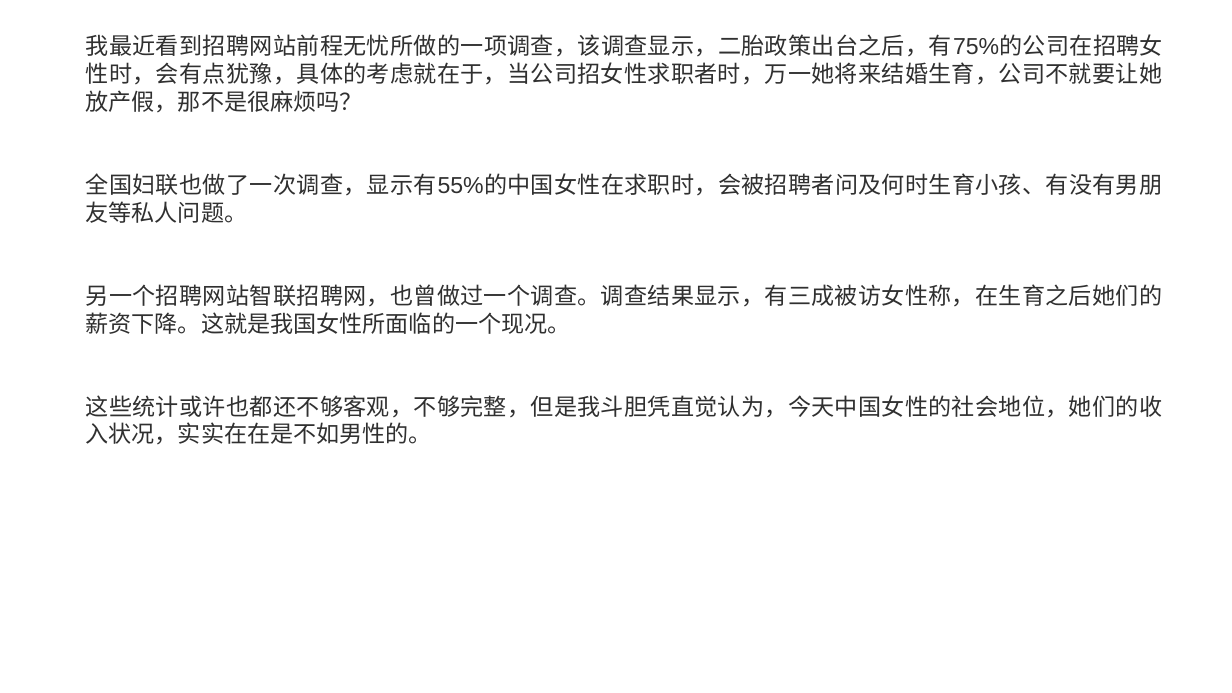
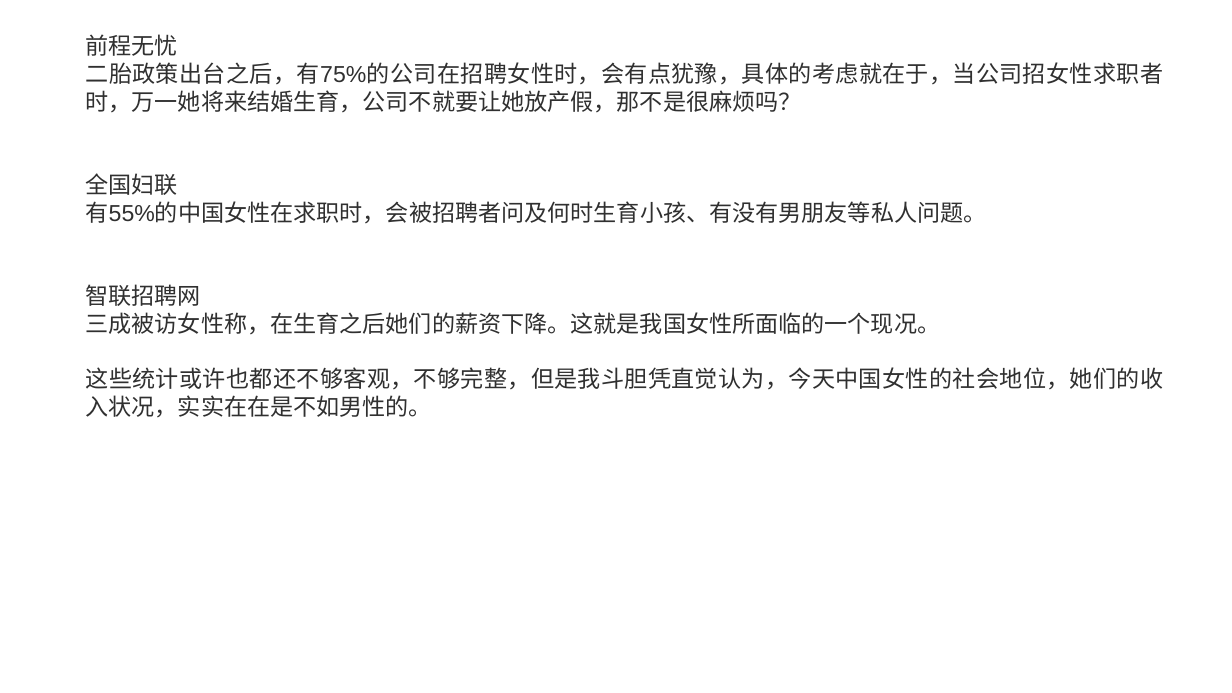
Before and after one commit to FredJiangFei/freetalk, a slide deck: slide 21 of 生娃是国家大事/sw - Copy.pptx (slide 22 before the commit). Drawn at 1232x693 pixels with LibreOffice and Linux fonts; fonts in the diff are those of the drawing. Boxes give left, top, right and bottom in pixels: in the first picture for what was removed or moved away, otherwise in the second. Text is boxed around its words. In the diff, an @@ line names an element or a change of style, - is before the commit and + after.

```diff
--- a/生娃是国家大事/sw - Copy.pptx
+++ b/生娃是国家大事/sw - Copy.pptx
@@ text at (86,34,1164,334): text changed @@
-我最近看到招聘网站前程无忧所做的一项调查，该调查显示，二胎政策出台之后，有75%的公司在招聘女性时，会有点犹豫，具体的考虑就在于，当公司招女性求职者时，万一她将来结婚生育，公司不就要让她放产假，那不是很麻烦吗？
-全国妇联也做了一次调查，显示有55%的中国女性在求职时，会被招聘者问及何时生育小孩、有没有男朋友等私人问题。
-另一个招聘网站智联招聘网，也曾做过一个调查。调查结果显示，有三成被访女性称，在生育之后她们的薪资下降。这就是我国女性所面临的一个现况。
+前程无忧
+二胎政策出台之后，有75%的公司在招聘女性时，会有点犹豫，具体的考虑就在于，当公司招女性求职者时，万一她将来结婚生育，公司不就要让她放产假，那不是很麻烦吗？
+全国妇联
+有55%的中国女性在求职时，会被招聘者问及何时生育小孩、有没有男朋友等私人问题。
+智联招聘网
+三成被访女性称，在生育之后她们的薪资下降。这就是我国女性所面临的一个现况。
```
Also in this commit, not shown: 12 other slides changed, 5 slides added, 10 slides removed, 2 other files.
